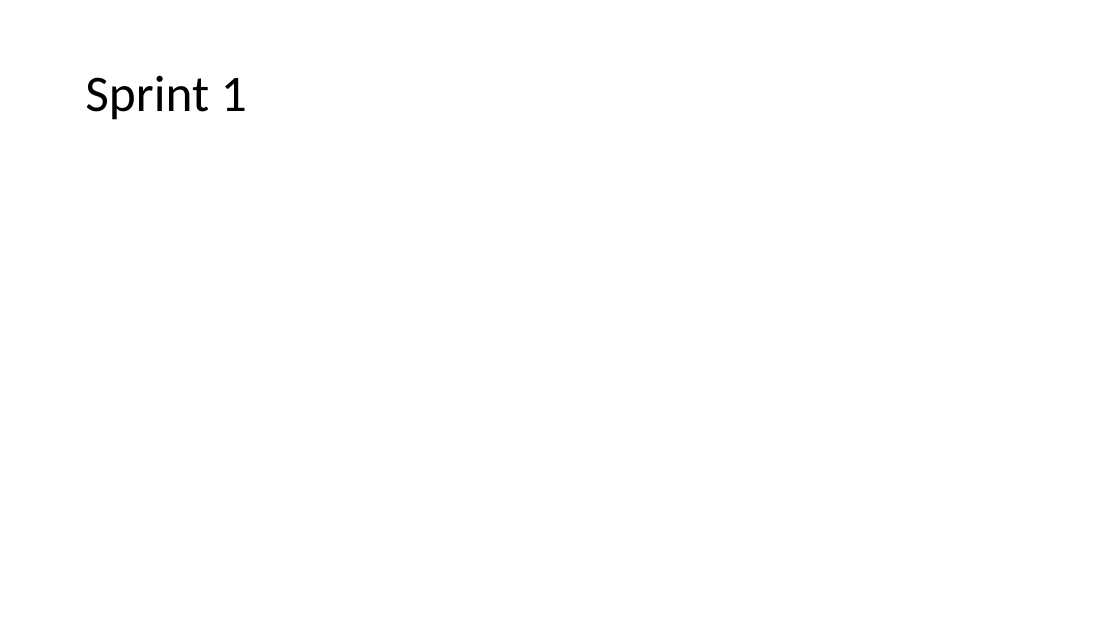
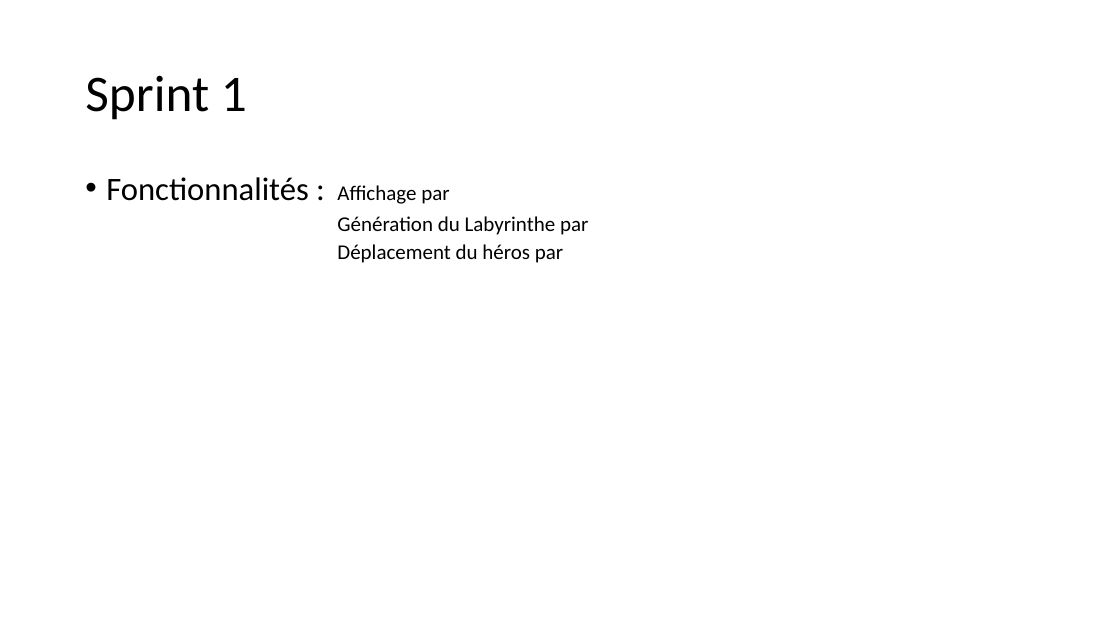
Before and after one commit to AlexandrePerdereau/ACL2018_E-quipe, a slide deck: slide 9 of Presentation.pptx (slide 8 before the commit). Drawn at 1120x630 pixels with LibreOffice and Linux fonts; fonts in the diff are those of the drawing. Boxes give left, top, right and bottom in pixels: in the first picture for what was removed or moved away, otherwise in the second. Text is boxed around its words. In the diff, an @@ line names an element or a change of style, - is before the commit and + after.

```diff
--- a/Presentation.pptx
+++ b/Presentation.pptx
@@ text added at [106, 177, 588, 263], 18 pt, text #000000 @@
+• Fonctionnalités : Affichage par
+            Génération du Labyrinthe par
+            Déplacement du héros par
```
Also in this commit, not shown: 3 other slides changed, 1 slide added.
